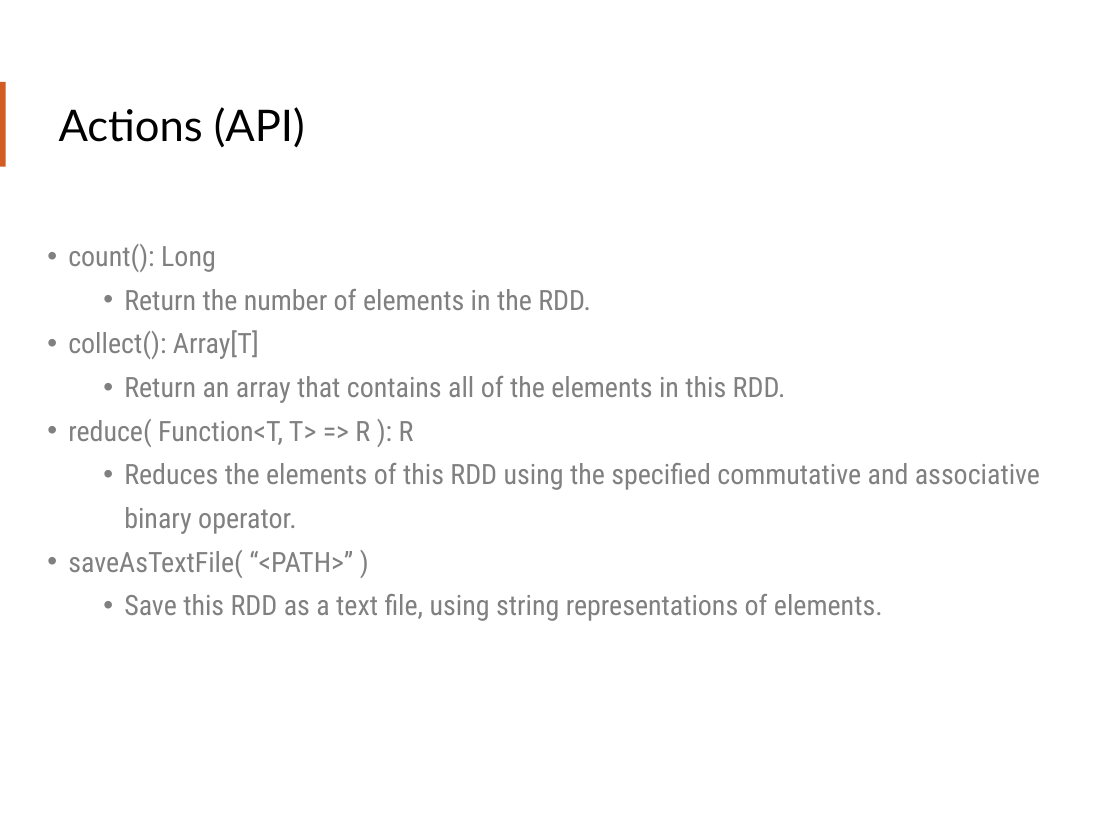
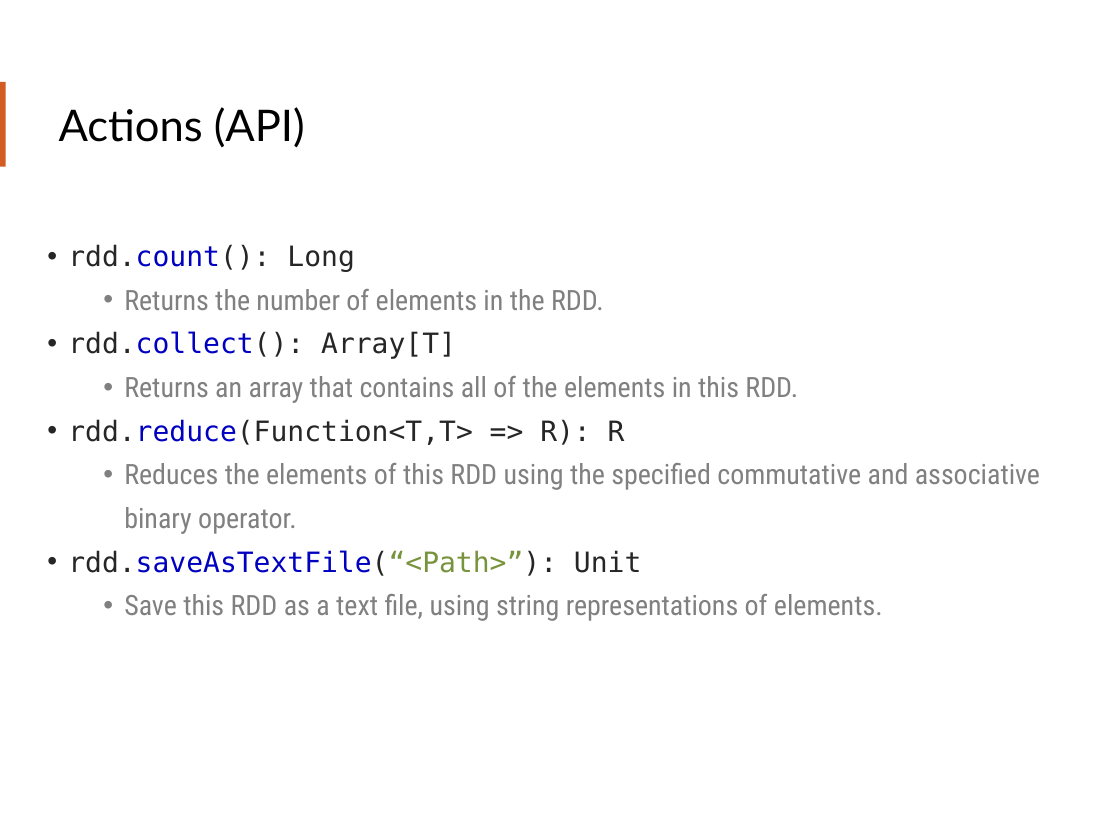
Before and after one commit to teamclairvoyant/intro-to-spark, a slide deck: slide 43 of Intro to Apache Spark Slides.pptx. Drawn at 1120x840 pixels with LibreOffice and Linux fonts; fonts in the diff are those of the drawing. Boxes give left, top, right and bottom in pixels: in the first picture for what was removed or moved away, otherwise in the second. Text is boxed around its words. In the diff, an @@ line names an element or a change of style, - is before the commit and + after.

```diff
--- a/Intro to Apache Spark Slides.pptx
+++ b/Intro to Apache Spark Slides.pptx
@@ text at <box>68,244,798,445</box>: text changed @@
-• count(): Long
-  • Return the number of elements in the RDD.
-• collect(): Array[T]
-  • Return an array that contains all of the elements in this RDD.
-• reduce( Function<T, T> => R ): R
+• rdd.count(): Long
+  • Returns the number of elements in the RDD.
+• rdd.collect(): Array[T]
+  • Returns an array that contains all of the elements in this RDD.
+• rdd.reduce(Function<T,T> => R): R
@@ text at <box>68,550,641,576</box>: text changed; font Roboto Condensed to DejaVu Sans Mono; text colour #808080 to #0000C0 @@
-• saveAsTextFile( “<PATH>” )
+• rdd.saveAsTextFile(“<Path>”): Unit
```
Also in this commit, not shown: 37 other slides changed, 1 slide added, 4 other files.
